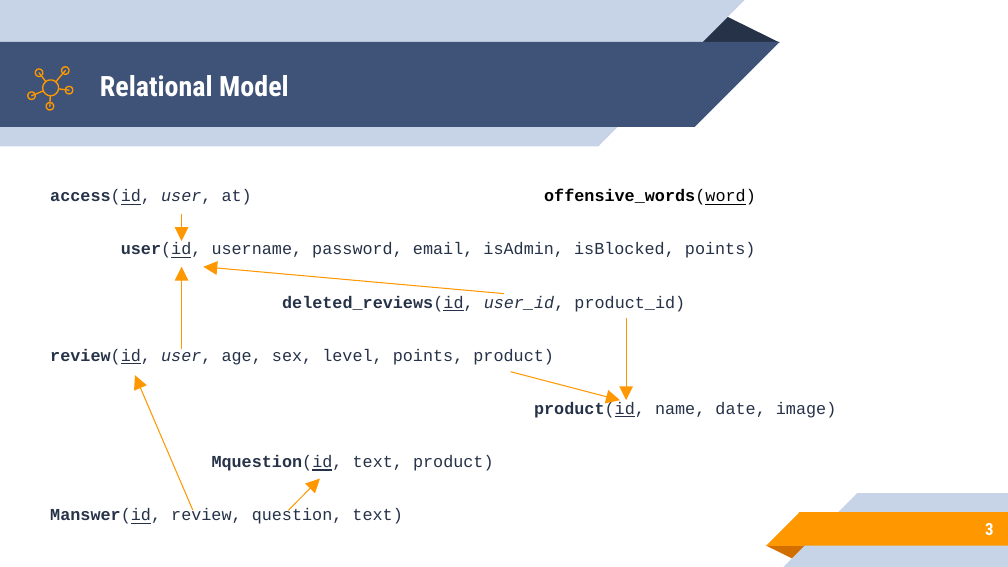
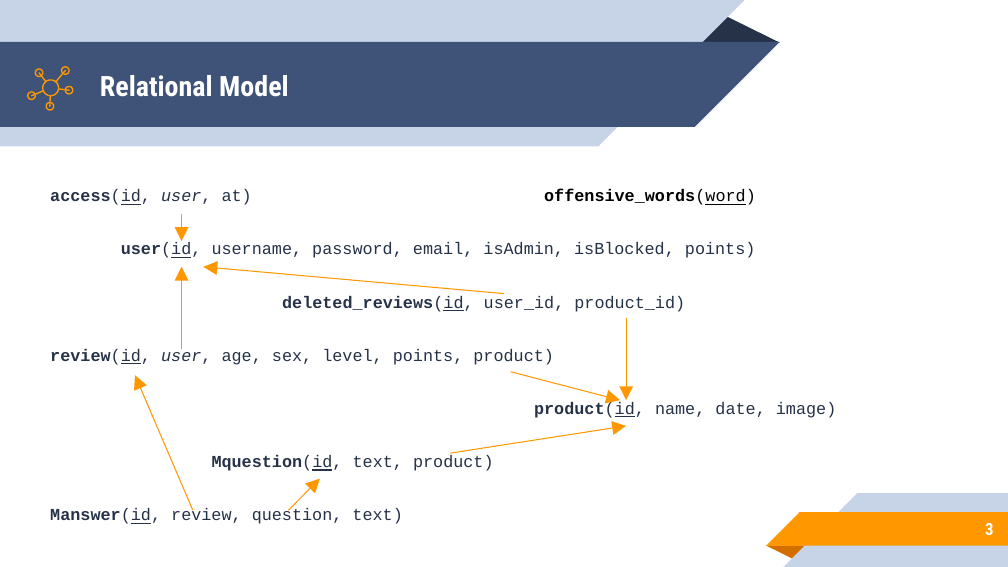
Before and after one commit to Sbi98/DB2Project, a slide deck: slide 3 of DB2 Presentation.pptx. Drawn at 1008x567 pixels with LibreOffice and Linux fonts; fonts in the diff are those of the drawing. Boxes give left, top, right and bottom in pixels: in the first picture for what was removed or moved away, otherwise in the second. Text is boxed around its words. In the diff, an @@ line names an element or a change of style, - is before the commit and + after.

```diff
--- a/DB2 Presentation.pptx
+++ b/DB2 Presentation.pptx
@@ text at (x1=282, y1=296, x2=685, y2=312): italic off in "user_id," @@
@@ arrow added from (451, 454) to (626, 426), #FF9800 0.75 pt @@
```
Also in this commit, not shown: 2 other slides changed, 15 other files.
